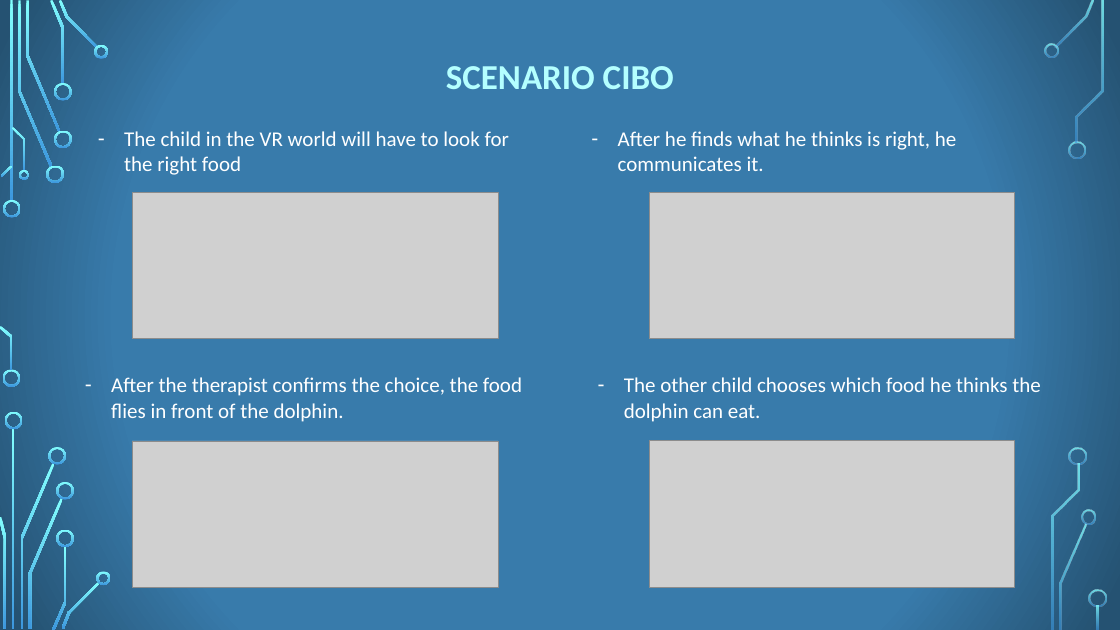
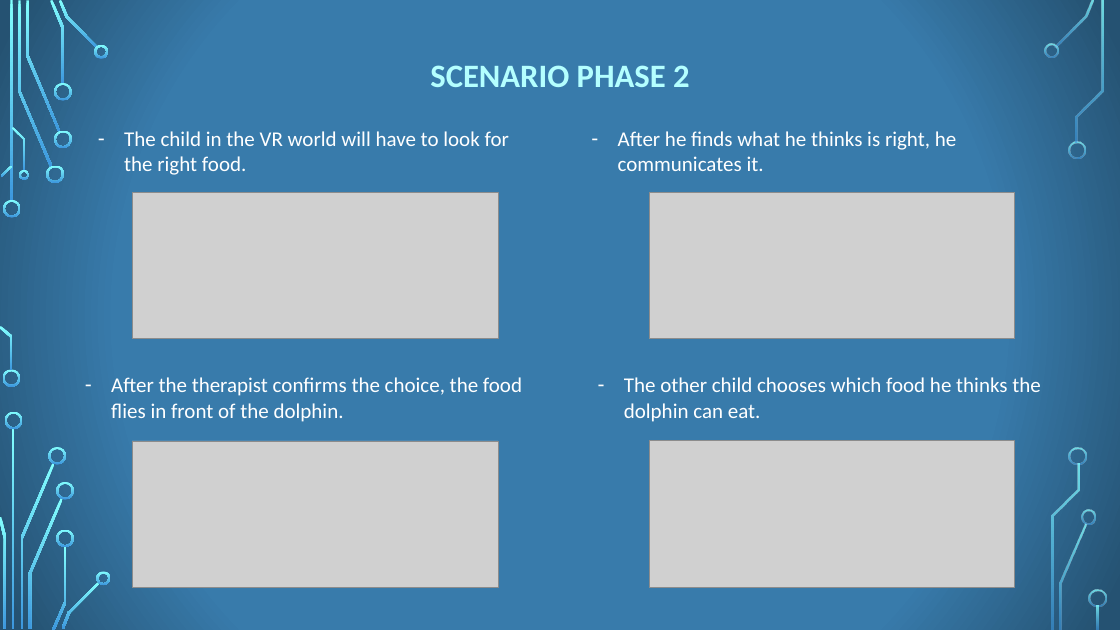
Before and after one commit to Ciuse/TamaDolphin, a slide deck: slide 9 of 13_TANGIBLEVR_2018_19_PITCH.pptx. Drawn at 1120x630 pixels with LibreOffice and Linux fonts; fonts in the diff are those of the drawing; grey boxes stand for pictures; background and template pictures are left out. Boxes give left, top, right and bottom in pixels: in the first picture for what was removed or moved away, otherwise in the second. Text is boxed around its words. In the diff, an @@ line names an element or a change of style, - is before the commit and + after.

```diff
--- a/13_TANGIBLEVR_2018_19_PITCH.pptx
+++ b/13_TANGIBLEVR_2018_19_PITCH.pptx
@@ text at <box>430,65,690,87</box>: text changed; size 30 to 28 pt @@
-SCENARIO CIBO
+SCENARIO PHASE 2
@@ text at <box>124,131,509,175</box>: text changed @@
-– The child in the VR world will have to look for the right food
+– The child in the VR world will have to look for the right food.
```
Also in this commit, not shown: 8 other slides changed, 1 slide added, 1 slide removed, 2 other files.
